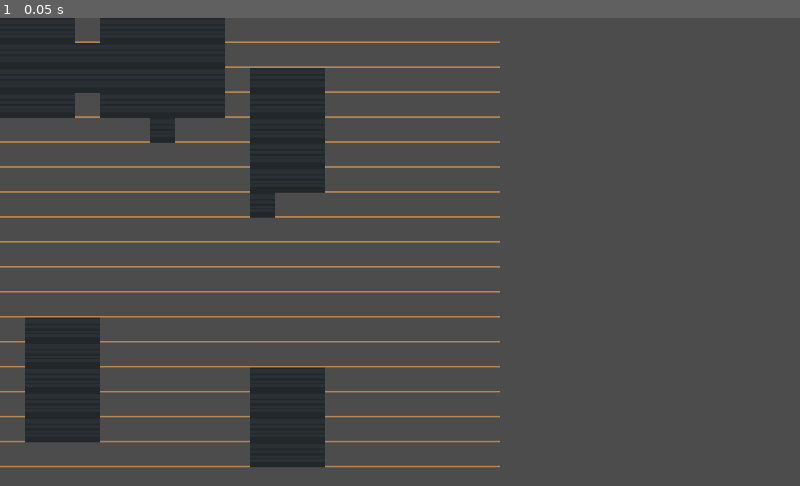
Above: before the commit, frame 1.
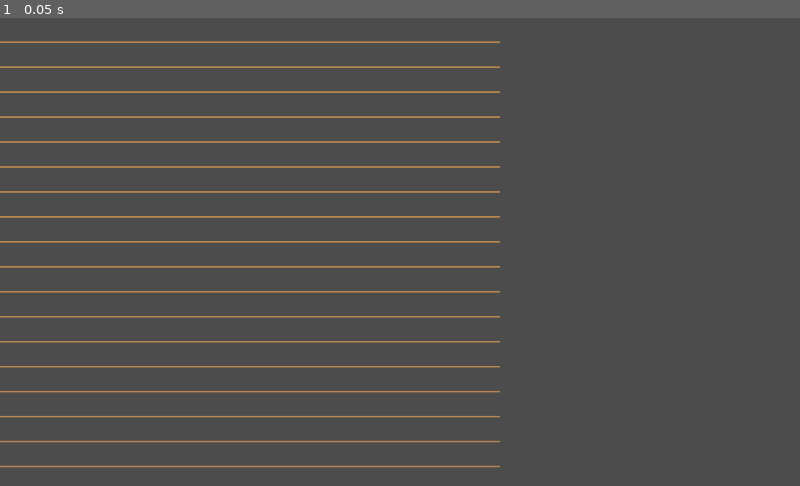
Above: after the commit, the same moment.

Repository: notnullgames/tiled-godot
Game: Godot game, scene res://assets/town1.tscn
The game is run twice, just before and just after one commit, with the same random seed, the same clock (stepped at 60 frames per second) and the same inputs. The project has no main scene, so this scene is started directly.
Inputs:
- Up to frame 1 (0.05 s): no input

The runs differ from the first frame. In frame 1, 13% of the frame differs, in the area x 0-41%, y 0-97%.

Commit message:
simplified map with only 1 tileset

Diff:
--- a/assets/base_out_atlas.tres
+++ /dev/null
@@ -1,27 +0,0 @@
-[gd_resource type="TileSet" load_steps=3 format=2]
-
-[ext_resource path="res://assets/base_out_atlas.png" type="Texture" id=1]
-
-[resource]
-0/name = "base_out_atlas 0"
-0/texture = ExtResource( 1 )
-0/tex_offset = Vector2( 0, 0 )
-0/modulate = Color( 1, 1, 1, 1 )
-0/region = Rect2( 0, 0, 1024, 1024 )
-0/tile_mode = 2
-0/autotile/icon_coordinate = Vector2( 0, 0 )
-0/autotile/tile_size = Vector2( 32, 32 )
-0/autotile/spacing = 0
-0/autotile/occluder_map = [  ]
-0/autotile/navpoly_map = [  ]
-0/autotile/priority_map = [  ]
-0/autotile/z_index_map = [  ]
-0/occluder_offset = Vector2( 0, 0 )
-0/navigation_offset = Vector2( 0, 0 )
-0/shape_offset = Vector2( 0, 0 )
-0/shape_transform = Transform2D( 1, 0, 0, 1, 0, 0 )
-0/shape = 0
-0/shape_one_way = false
-0/shape_one_way_margin = 1.0
-0/shapes = [  ]
-0/z_index = 0
--- a/assets/build_atlas.tres
+++ /dev/null
@@ -1,27 +0,0 @@
-[gd_resource type="TileSet" load_steps=3 format=2]
-
-[ext_resource path="res://assets/build_atlas.png" type="Texture" id=1]
-
-[resource]
-0/name = "build_atlas 0"
-0/texture = ExtResource( 1 )
-0/tex_offset = Vector2( 0, 0 )
-0/modulate = Color( 1, 1, 1, 1 )
-0/region = Rect2( 0, 0, 1024, 1024 )
-0/tile_mode = 2
-0/autotile/icon_coordinate = Vector2( 0, 0 )
-0/autotile/tile_size = Vector2( 32, 32 )
-0/autotile/spacing = 0
-0/autotile/occluder_map = [  ]
-0/autotile/navpoly_map = [  ]
-0/autotile/priority_map = [  ]
-0/autotile/z_index_map = [  ]
-0/occluder_offset = Vector2( 0, 0 )
-0/navigation_offset = Vector2( 0, 0 )
-0/shape_offset = Vector2( 0, 0 )
-0/shape_transform = Transform2D( 1, 0, 0, 1, 0, 0 )
-0/shape = 0
-0/shape_one_way = false
-0/shape_one_way_margin = 1.0
-0/shapes = [  ]
-0/z_index = 0
--- a/assets/town1.tscn
+++ b/assets/town1.tscn
@@ -1,43 +1,19 @@
 [gd_scene load_steps=2 format=2]
 
 [ext_resource path="res://assets/terrain.tres" type="TileSet" id=1]
-[ext_resource path="res://assets/build_atlas.tres" type="TileSet" id=2]
-[ext_resource path="res://assets/base_out_atlas.tres" type="TileSet" id=3]
 
 [node name="Node2D" type="Node2D"]
+
 [node name="ground 1" type="TileMap" parent="."]
 tile_set = ExtResource( 1 )
 cell_size = Vector2( 32, 32 )
 cell_custom_transform = Transform2D( 16, 0, 0, 16, 0, 0 )
 format = 1
-tile_data = PoolIntArray( 0, 0, 602, 1, 0, 161, 2, 0, 160, 3 …(220 unchanged characters)…  604, 65538, 0, 161, 65539, 0, 160, 65545, 0, 603, 65546, 0, 600, 65547, 0, 603, 65548, 0, 601, 65549, 0, 161, 65550, 0, 604, 65551, 0, 162, 65552, 0, 161, 65553, 0, 162, 65554, 0, 600, 65555, 0, 604, 131072, 0, 162, 131073, 0, 602, 131074, 0, 604, 131075, 0, 161, 131081, 0, 602, 131082, 0, 160, 131083, 0, 161, 131084, 0, 602, 131085, 0, 602, 131086, 0, 161, 131087, 0, 161, 131088, 0, 161, 131089, 0, 603, 131090, 0, 600, 131091, 0, 160, 196608, 0, 162, 196609, 0, 602, 196610, 0, 604, 196611, 0, 604, 196617, 0, 161, 196618, 0, 604 …(5346 unchanged characters)…
+tile_data = PoolIntArray( 0, 0, 602, 1, 0, 161, 2, 0, 160, 3 …(220 unchanged characters)…  604, 65538, 0, 161, 65539, 0, 160, 65540, 0, 603, 65541, 0, 161, 65542, 0, 161, 65543, 0, 604, 65544, 0, 600, 65545, 0, 603, 65546, 0, 600, 65547, 0, 603, 65548, 0, 601, 65549, 0, 161, 65550, 0, 604, 65551, 0, 162, 65552, 0, 161, 65553, 0, 162, 65554, 0, 600, 65555, 0, 604, 131072, 0, 162, 131073, 0, 602, 131074, 0, 604, 131075, 0, 161, 131076, 0, 600, 131077, 0, 601, 131078, 0, 600, 131079, 0, 162, 131080, 0, 161, 131081, 0, 602, 131082, 0, 160, 131083, 0, 161, 131084, 0, 602, 131085, 0, 602, 131086, 0, 161, 131087, 0, 161, 131088, 0, 161, 131089, 0, 603, 131090, 0, 600, 131091, 0, 160, 196608, 0, 162, 196609, 0, 602, 196610, 0, 604, 196611, 0, 604, 196612, 0, 600, 196613, 0, 604, 196614, 0, 604, 196615, 0, 604, 196616, 0, 604, 196617, 0, 161, 196618, 0, 604 …(5346 unchanged characters)…
+
 [node name="ground 2" type="TileMap" parent="."]
 tile_set = ExtResource( 1 )
 cell_size = Vector2( 32, 32 )
 cell_custom_transform = Transform2D( 16, 0, 0, 16, 0, 0 )
 format = 1
 tile_data = PoolIntArray( 65536, 0, 259, 65537, 0, 260, 65538, 0, 257, 65539, 0, 258, 131072, 0, 291, 131073, 0, 354, 1 …(1582 unchanged characters)…
-[node name="trunks" type="TileMap" parent="."]
-tile_set = ExtResource( 3 )
-cell_size = Vector2( 32, 32 )
-cell_custom_transform = Transform2D( 16, 0, 0, 16, 0, 0 )
-format = 1
-tile_data = PoolIntArray( 65536, 0, 633, 65537, 0, 634, 65538, 0, 635, 131072, 0, 665, 131073, 0, 666, 131074, 0, 667, 196608, 0, 697, 196609, 0, 698, 196610, 0, 699, 262154, 0, 636, 262155, 0, 637, 262156, 0, 638, 327690, 0, 668, 327691, 0, 669, 327692, 0, 670, 393227, 0, 701, 393228, 0, 702, 458762, 0, 433, 917505, 0, 636, 917506, 0, 637, 917507, 0, 638, 983041, 0, 668, 983042, 0, 669, 983043, 0, 670, 983050, 0, 633, 983051, 0, 634, 983052, 0, 635, 1048577, 0, 700, 1048578, 0, 701, 1048579, 0, 702, 1048586, 0, 665, 1048587, 0, 666, 1048588, 0, 667, 1114122, 0, 697, 1114123, 0, 698, 1114124, 0, 699 )
-[node name="doors" type="TileMap" parent="."]
-tile_set = ExtResource( 2 )
-cell_size = Vector2( 32, 32 )
-cell_custom_transform = Transform2D( 16, 0, 0, 16, 0, 0 )
-format = 1
-tile_data = PoolIntArray( 131078, 0, 291, 196614, 0, 323 )
-[node name="walls" type="TileMap" parent="."]
-tile_set = ExtResource( 2 )
-cell_size = Vector2( 32, 32 )
-cell_custom_transform = Transform2D( 16, 0, 0, 16, 0, 0 )
-format = 1
-tile_data = PoolIntArray( 65538, 0, 287, 65539, 0, 351, 65540, 0, 288, 65541, 0, 289, 65542, 0, 289, 65543, 0, 289, 65544, 0, 290, 131074, 0, 319, 131075, 0, 383, 131076, 0, 320, 131077, 0, 321, 131079, 0, 321, 131080, 0, 322, 196612, 0, 352, 196613, 0, 353, 196614, 0, 292, 196615, 0, 353, 196616, 0, 354, 262150, 0, 324 )
-[node name="over player" type="TileMap" parent="."]
-tile_set = ExtResource( 3 )
-cell_size = Vector2( 32, 32 )
-cell_custom_transform = Transform2D( 16, 0, 0, 16, 0, 0 )
-format = 1
-tile_data = PoolIntArray( 0, 0, 440, 1, 0, 441, 2, 0, 442, 4, 0, 448, 5, 0, 449, 6, 0, 449, 7, 0, 449, 8, 0, 450, 65536, 0, 472, 65537, 0, 473, 65538, 0, 474, 131082, 0, 411, 131083, 0, 412, 131084, 0, 413, 196618, 0, 443, 196619, 0, 444, 196620, 0, 445, 262154, 0, 475, 262155, 0, 476, 262156, 0, 477, 393226, 0, 401, 786433, 0, 411, 786434, 0, 412, 786435, 0, 413, 851969, 0, 443, 851970, 0, 444, 851971, 0, 445, 917505, 0, 475, 917506, 0, 476, 917507, 0, 477, 917514, 0, 408, 917515, 0, 409, 917516, 0, 410, 983050, 0, 440, 983051, 0, 441, 983052, 0, 442, 1048586, 0, 472, 1048587, 0, 473, 1048588, 0, 474 )
--- a/default_env.tres
+++ b/default_env.tres
@@ -1,5 +1,7 @@
 [gd_resource type="Environment" load_steps=2 format=2]
+
 [sub_resource type="ProceduralSky" id=1]
+
 [resource]
 background_mode = 2
 background_sky = SubResource( 1 )
Binary file removed: assets/base_out_atlas.png
Not shown, removed: assets/base_out_atlas.tsx
Binary file removed: assets/build_atlas.png
Not shown, removed: assets/build_atlas.tsx
Not shown, changed: assets/terrain.tsx
Not shown, changed: assets/town1.tmx
